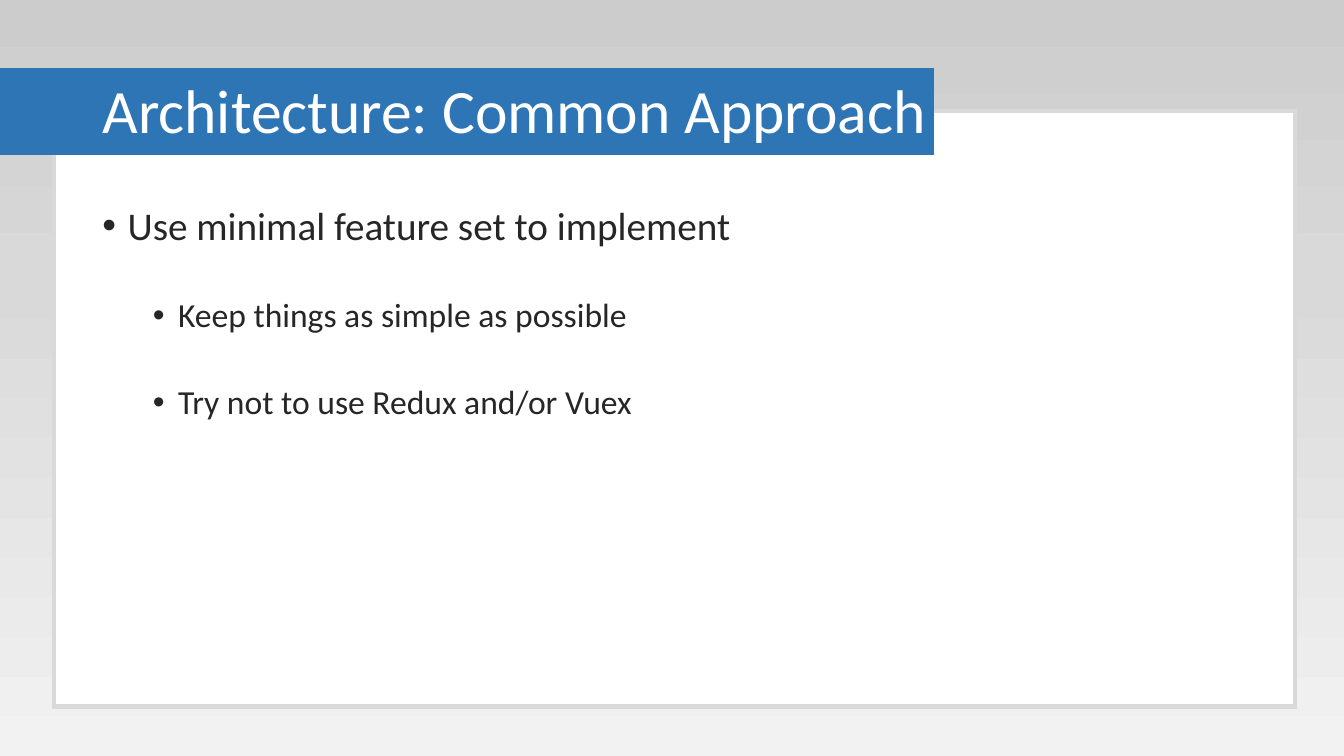
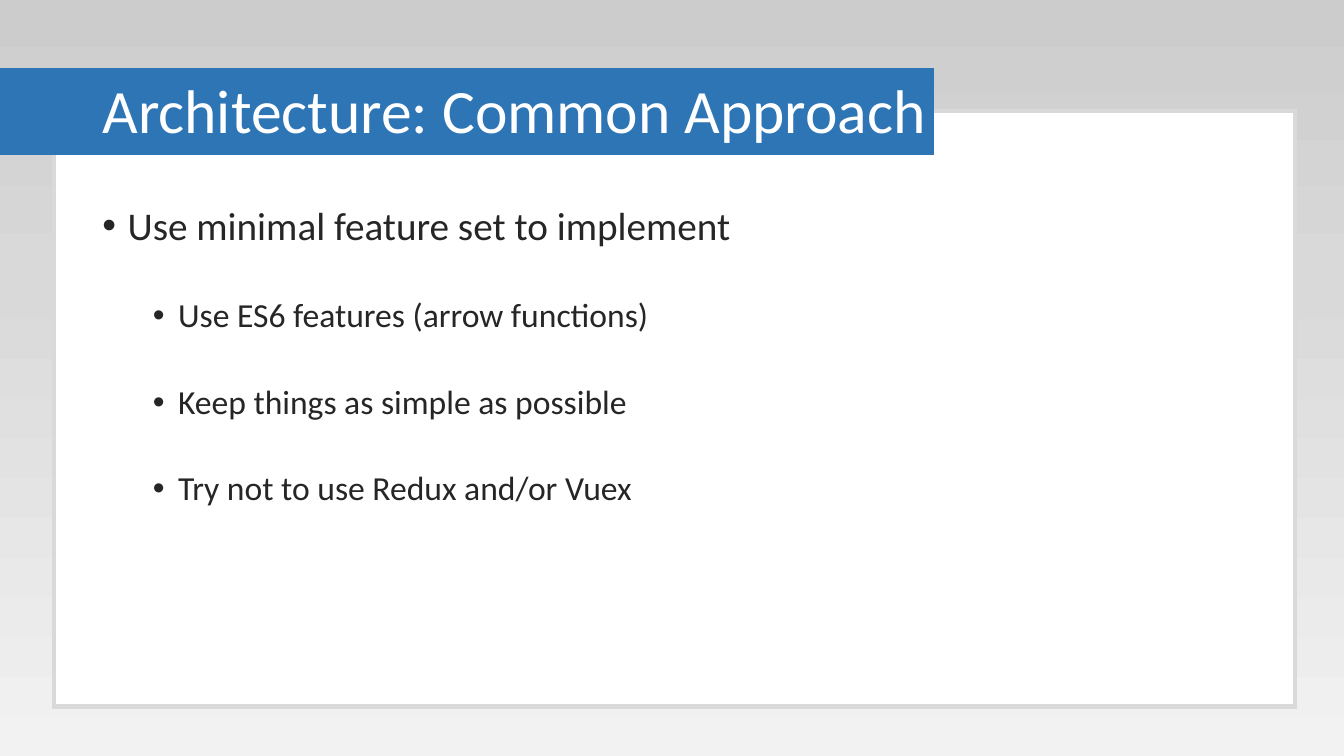
Before and after one commit to Paul-Hadfield/GameOfLife-Talk, a slide deck: slide 15 of Game Of Life Presentation.pptx (slide 16 before the commit). Drawn at 1344x756 pixels with LibreOffice and Linux fonts; fonts in the diff are those of the drawing. Boxes give left, top, right and bottom in pixels: in the first picture for what was removed or moved away, otherwise in the second. Text is boxed around its words. In the diff, an @@ line names an element or a change of style, - is before the commit and + after.

```diff
--- a/Game Of Life Presentation.pptx
+++ b/Game Of Life Presentation.pptx
@@ text at <box>178,302,648,332</box>: paragraph added @@
+  • Use ES6 features (arrow functions)
```
Also in this commit, not shown: 5 other slides changed, 2 slides added, 1 slide removed.
